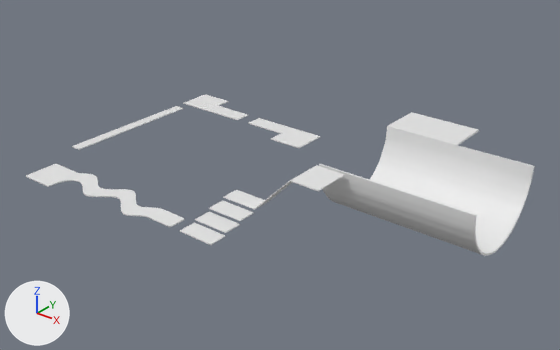
A saved change to the Blender file Assets/Resources/Levels/IntroLevel1.blend.
Camera for both pictures: a camera (50 mm lens) standing at (122.9, -160.6, 86.4) and looking at (11.5, -21.4, 0.1). The axes (+X, +Y, +Z) are drawn at lower left. The lights are the same throughout.

Objects in the first picture: 'HalfPipe', 'PlatformA', 'PlatformB', 'PlatformC', 'PlatformD', 'RampStep', 'StepA', 'StepB', 'StepC'.
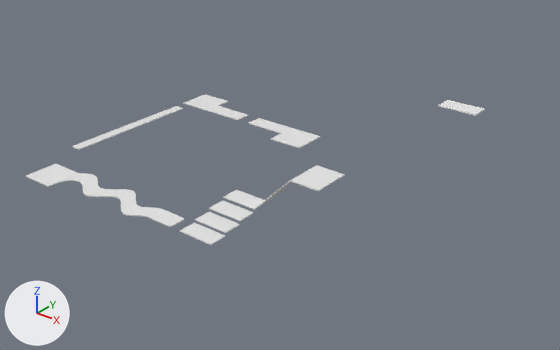
Commit message: Improved/Changed levels 1, 2, and 3

Pixel boxes [x1, y1, x2, y2] of what changed, in the pictures (560 x 350 px):
'HalfPipe', no longer drawn: before [319, 112, 535, 256]
'PlatformE', added: after [438, 100, 485, 116]

Diff of the bpy script that builds the scene:
```diff
--- a/Assets/Resources/Levels/IntroLevel1.blend.py
+++ b/Assets/Resources/Levels/IntroLevel1.blend.py
@@ mat_marble1 @@
+mat_marble1 = diffuse_material('Marble1')
+mat_marble1.base_color = (0.8, 0.8, 0.8)  # white #e7e7e7
@@ me_cube @@
+me_cube.from_pydata(...)  # a box spanning x -1.0..1.0, y -1.0..1.0, z -1.0..1.0
+me_cube.materials.append(mat_marble1)  # its picture is missing
@@ cu_surfcurve_001 @@
+cu_surfcurve_001 = bpy.data.curves.new('SurfCurve.001', 'CURVE')
+cu_surfcurve_001.dimensions = '3D'
+_sp = cu_surfcurve_001.splines.new('NURBS'); _sp.points.add(7)
+_sp.points.foreach_set('co', [-0.00157, 15.65, 0.0, 1.0, 17.28, 15.7, 0.0, 1.0, 17.48, -10.97, 0.0, 1.0, 0.00488, -11.12, 0.0, 1.0, -0.00157, 15.65, 40.52, 1.0, 17.28, 15.7, 40.52, 1.0, 17.48, -10.97, 40.52, 1.0, 0.00488, -11.12, 40.52, 1.0])
+_sp.order_v = 2
+_sp.resolution_u = 4
+_sp.resolution_v = 4
+_sp.use_endpoint_u = True
+_sp.use_endpoint_v = True
+cu_surfcurve_001.materials.append(mat_marble1)  # its picture is missing
+cu_surfcurve_001.use_path_clamp = True
+cu_surfcurve_001.bevel_resolution = 0
+cu_surfcurve_001.resolution_u = 4
+cu_surfcurve_001.resolution_v = 4
+cu_surfcurve_001.fill_mode = 'HALF'
@@ ob_halfpipe @@
-ob_halfpipe = bpy.data.objects.new('HalfPipe', me_cylinder_001)
-ob_halfpipe.location = (46.4, -9.8, 8.8)
+ob_halfpipe = bpy.data.objects.new('HalfPipe', cu_surfcurve_001)
+ob_halfpipe.location = (26.3, -14.0, 8.8)
 ob_halfpipe.rotation_euler = (0.0, 1.571, 0.0)  # degrees (0, 90, 0)
-ob_halfpipe.scale = (15.0, 15.0, 20.0)
+_m = ob_halfpipe.modifiers.new('Subsurf', 'SUBSURF')
 _m = ob_halfpipe.modifiers.new('Solidify', 'SOLIDIFY')
-_m.thickness = 0.03
-_m.use_even_offset = True
-_m.use_quality_normals = True
+_m.thickness = 0.25
 _m.nonmanifold_thickness_mode = 'FIXED'
 _m.nonmanifold_merge_threshold = 0.0003
+_m = ob_halfpipe.modifiers.new('EdgeSplit', 'EDGE_SPLIT')
@@ ob_platforme @@
+ob_platforme = bpy.data.objects.new('PlatformE', me_cube)
+ob_platforme.location = (46.8, 4.7, 19.0)
+ob_platforme.scale = (5.0, 2.5, 0.125)
```
